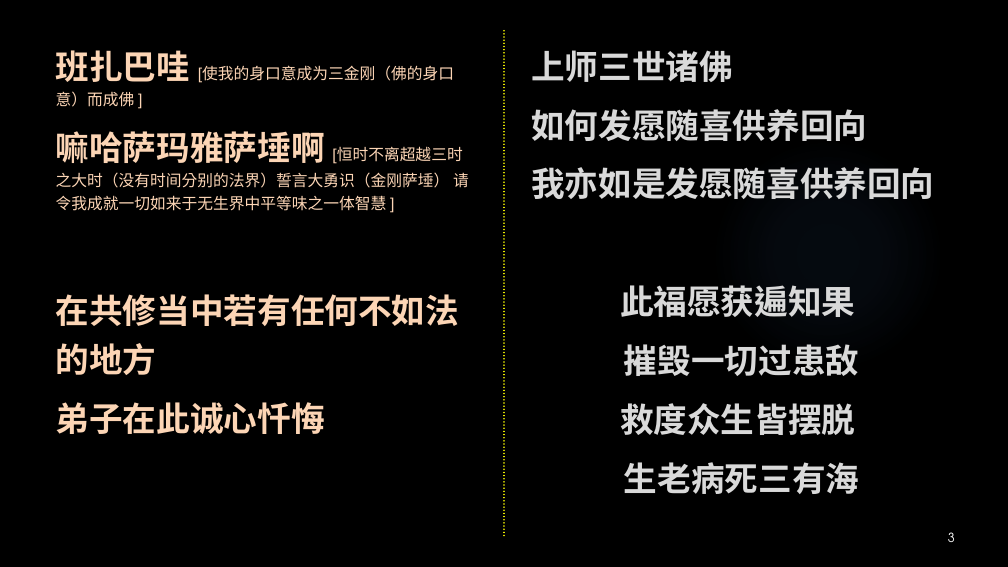
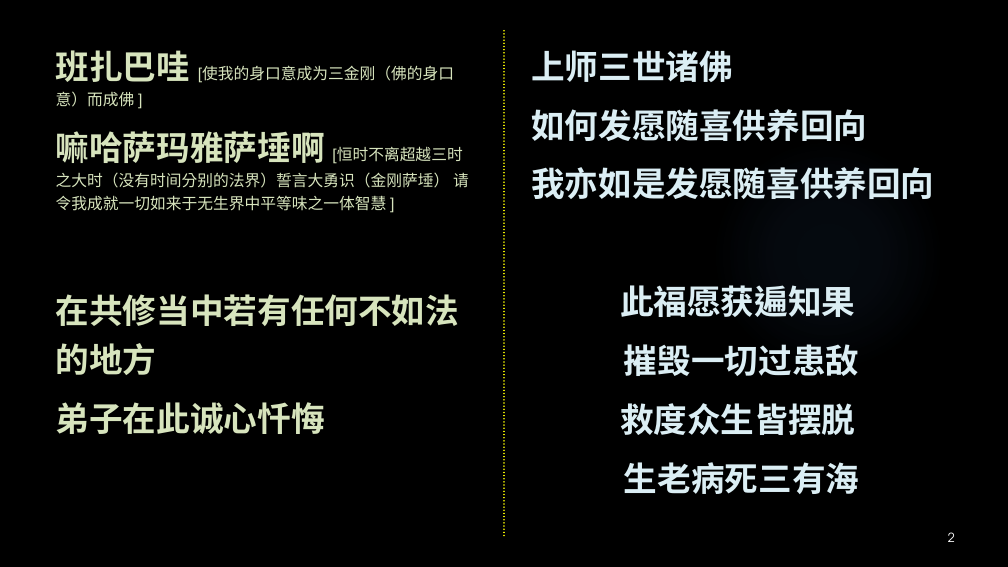
Before and after one commit to zuokun2013/hdv, a slide deck: slide 2 of other/回向2021.pptx (slide 3 before the commit). Drawn at 1008x567 pixels with LibreOffice and Linux fonts; fonts in the diff are those of the drawing; background and template pictures are left out. Boxes give left, top, right and bottom in pixels: in the first picture for what was removed or moved away, otherwise in the second. Text is boxed around its words. In the diff, an @@ line names an element or a change of style, - is before the commit and + after.

```diff
--- a/other/回向2021.pptx
+++ b/other/回向2021.pptx
@@ text "班扎巴哇 [使我的身口意成为三金刚（佛的身口意）而成佛 ]" at bbox=[56, 50, 469, 434]: text colour #FCD5B5 to #D7E4BD @@
@@ text "上师三世诸佛" at bbox=[531, 50, 934, 494]: text colour #D9D9D9 to #DBEEF4 @@
@@ page number at bbox=[948, 532, 955, 542]: text changed @@
-3
+2
```
Also in this commit, not shown: 6 other slides changed, 5 slides removed, 10 other files.
